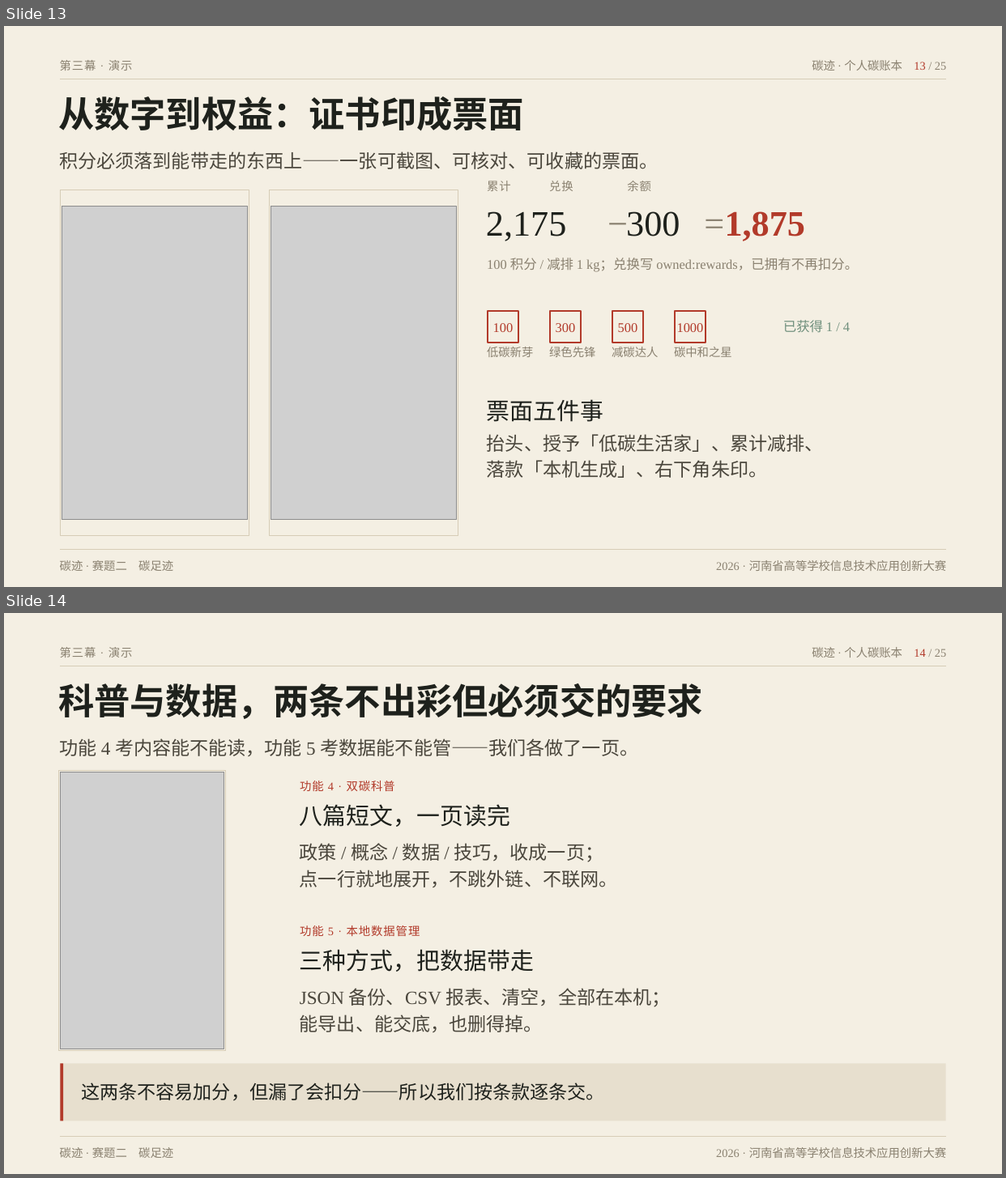
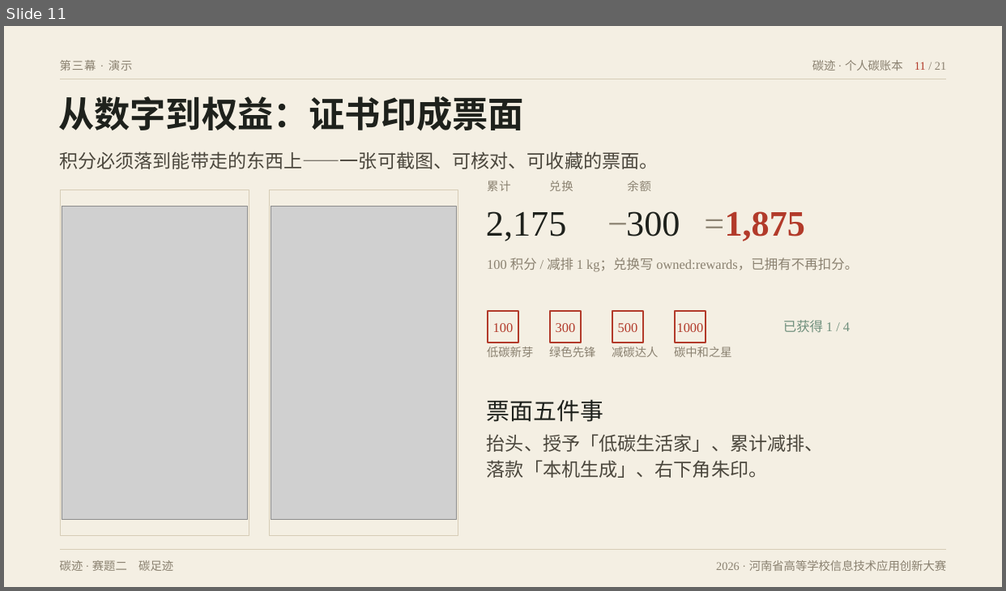
Before and after one commit to wujy309-jpg/ditan, a slide deck: 交付物/演示文稿_碳迹_v4A_墨迹档案.pptx. Shown one above the other, each under a label of ours: slides 13 and 14 before the commit, slide 11 after it. The pictures are 1006x1178 and 1006x591 pixels, drawn with LibreOffice and Linux fonts; fonts in the diff are those of the drawing; grey boxes stand for pictures. Boxes give left, top, right and bottom in pixels: in the first picture for what was removed or moved away, otherwise in the second. Text is boxed around its words. In the diff, an @@ line names an element or a change of style, - is before the commit and + after.

```diff
--- a/交付物/演示文稿_碳迹_v4A_墨迹档案.pptx
+++ b/交付物/演示文稿_碳迹_v4A_墨迹档案.pptx
@@ slide 14 removed at [4, 613, 1002, 1174], background #F4EFE3 @@
@@ text removed at [60, 647, 133, 658] @@
-第三幕 · 演示
@@ text removed at [812, 647, 946, 658] @@
-碳迹 · 个人碳账本 14 / 25
@@ text removed at [58, 683, 702, 719] @@
-科普与数据，两条不出彩但必须交的要求
@@ freeform shape removed at [60, 666, 946, 667] @@
@@ text removed at [59, 739, 639, 756] @@
-功能 4 考内容能不能读，功能 5 考数据能不能管——我们各做了一页。
@@ rectangle removed at [58, 770, 226, 1051] @@
@@ picture removed at [60, 773, 224, 1050] @@
@@ group removed at [300, 781, 618, 888]: 4 texts @@
-功能 4 · 双碳科普
-八篇短文，一页读完
-政策 / 概念 / 数据 / 技巧，收成一页；
-点一行就地展开，不跳外链、不联网。
@@ group removed at [300, 926, 670, 1033]: 4 texts @@
-功能 5 · 本地数据管理
-三种方式，把数据带走
-JSON 备份、CSV 报表、清空，全部在本机；
-能导出、能交底，也删得掉。
@@ rectangle removed at [60, 1063, 946, 1122] @@
@@ rectangle removed at [60, 1063, 63, 1122] @@
@@ text removed at [81, 1083, 605, 1101] @@
-这两条不容易加分，但漏了会扣分——所以我们按条款逐条交。
@@ freeform shape removed at [60, 1137, 946, 1138] @@
@@ text removed at [60, 1148, 173, 1158] @@
-碳迹 · 赛题二 碳足迹
@@ text removed at [716, 1148, 946, 1158] @@
-2026 · 河南省高等学校信息技术应用创新大赛
@@ what was slide 13 is now slide 11 @@
@@ slide 11 changed as well @@
@@ text at [812, 60, 946, 71]: text changed @@
-碳迹 · 个人碳账本 13 / 25
+碳迹 · 个人碳账本 11 / 21
```
Also in this commit, not shown: 19 other slides changed, 1 slide added, 4 other slides removed, 18 other files.
